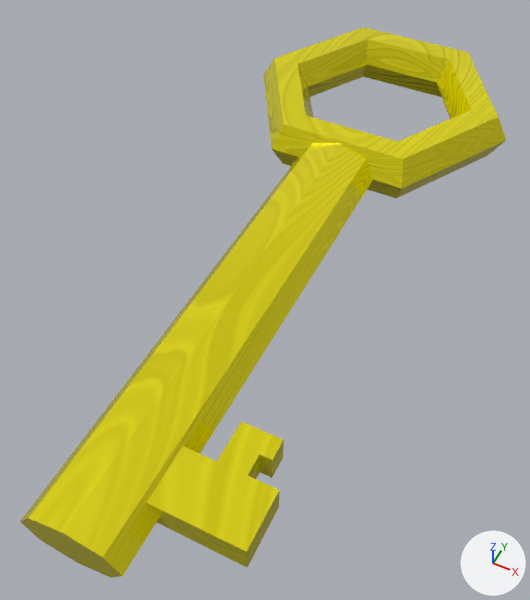
The FBX model Assets/Other assets/Atslega/Atslega.fbx as it was, and as the next commit left it.
Both versions are drawn from a 50 mm lens placed at (3.63, -7.5, 8.32), pointed at (-0.03, -0.19, -0.81). The axes (+X, +Y, +Z) are drawn at lower right. The lights are the same throughout. Where no turn or scale is listed for an object, it has been applied to the vertices.

The older version as bpy lines, for what is in view:
```python
mat_material_001 = bpy.data.materials.new('Material.001')
mat_material_001.use_nodes = True; mat_material_001.node_tree.nodes.clear()
_N = mat_material_001.node_tree.nodes; _L = mat_material_001.node_tree.links
n0 = _N.new('ShaderNodeBsdfPrincipled'); n0.name = 'Principled BSDF'
n0.inputs[0].default_value = (0.801, 0.717, 0.000245, 1.0)  # 'Base Color', yellow #e7dc01
n0.inputs[2].default_value = 0.0864  # 'Roughness'
n1 = _N.new('ShaderNodeOutputMaterial'); n1.name = 'Material Output'
n2 = _N.new('ShaderNodeTexImage'); n2.name = 'Image Texture'
n2.image = img_atslega_png
_L.new(n2.outputs[0], n0.inputs[1])  # 'Color' to 'Metallic'
_L.new(n0.outputs[0], n1.inputs[0])  # 'BSDF' to 'Surface'
me_cube_001 = bpy.data.meshes.new('Cube.001')
me_cube_001.from_pydata(...)  # 80 vertices, 72 faces; spans x -3.61..1.51, y -1.23..11.11, z -0.44..0.44
me_cube_001.materials.append(mat_material_001)
ob_cube = bpy.data.objects.new('Cube', me_cube_001)
ob_cube.location = (1.05, -4.1, 0.0)
```
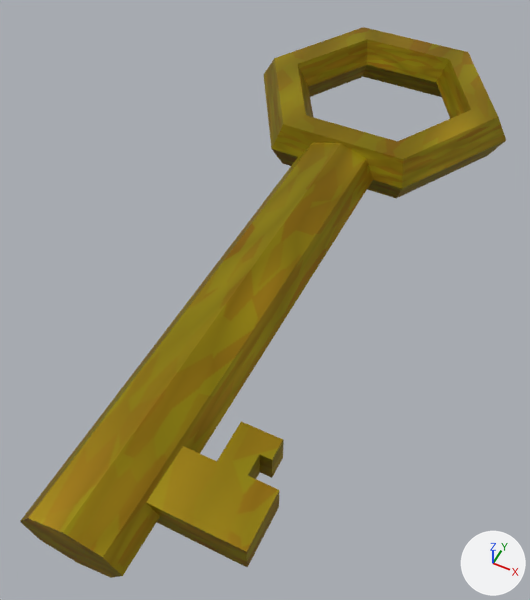
The change, as JSON lines over the scene's bpy script:
```json
{"op": "add", "block": "img_atslega_metals_map_png", "code": ["img_atslega_metals_map_png = load_image('Atslega_metals_map.png', 'Materials/Atslega_metals_map.png', 1024, 1024, 'Non-Color')"]}
{"op": "add", "block": "img_atslega_krasa_png", "code": ["img_atslega_krasa_png = load_image('Atslega_krasa.png', 'Materials/Atslega_krasa.png', 1024, 1024, 'sRGB')"]}
{"block": "mat_material_001", "where": "n0 = _N.new('ShaderNodeBsdfPrincipled'); n0.name = 'Principled BSDF'"}
{"op": "remove", "block": "mat_material_001", "code": "n0.inputs[0].default_value = (0.801, 0.717, 0.000245, 1.0)  # 'Base Color', yellow #e7dc01"}
{"op": "set", "path": "n0.inputs[2].default_value", "old": "0.0864", "new": "0.491", "note": "'Roughness'"}
{"block": "mat_material_001", "where": "n2 = _N.new('ShaderNodeTexImage'); n2.name = 'Image Texture'"}
{"op": "remove", "block": "mat_material_001", "code": "_L.new(n2.outputs[0], n0.inputs[1])  # 'Color' to 'Metallic'"}
{"op": "set", "path": "n2.image", "old": "img_atslega_png", "new": "img_atslega_krasa_png"}
{"op": "add", "block": "mat_material_001", "code": "n3 = _N.new('ShaderNodeTexImage'); n3.name = 'Image Texture.001'"}
{"op": "add", "block": "mat_material_001", "code": "n3.image = img_atslega_metals_map_png"}
{"op": "add", "block": "mat_material_001", "code": "_L.new(n2.outputs[0], n0.inputs[0])  # 'Color' to 'Base Color'"}
{"op": "add", "block": "mat_material_001", "code": "_L.new(n3.outputs[0], n0.inputs[1])  # 'Color' to 'Metallic'"}
```

Boxes (x1, y1, x2, y2) around the edits, measured in the pictures (530 x 600 px):
```json
{"object": "Cube", "change": "surface changed", "before": [20, 27, 506, 578], "after": [20, 27, 506, 578]}
```
